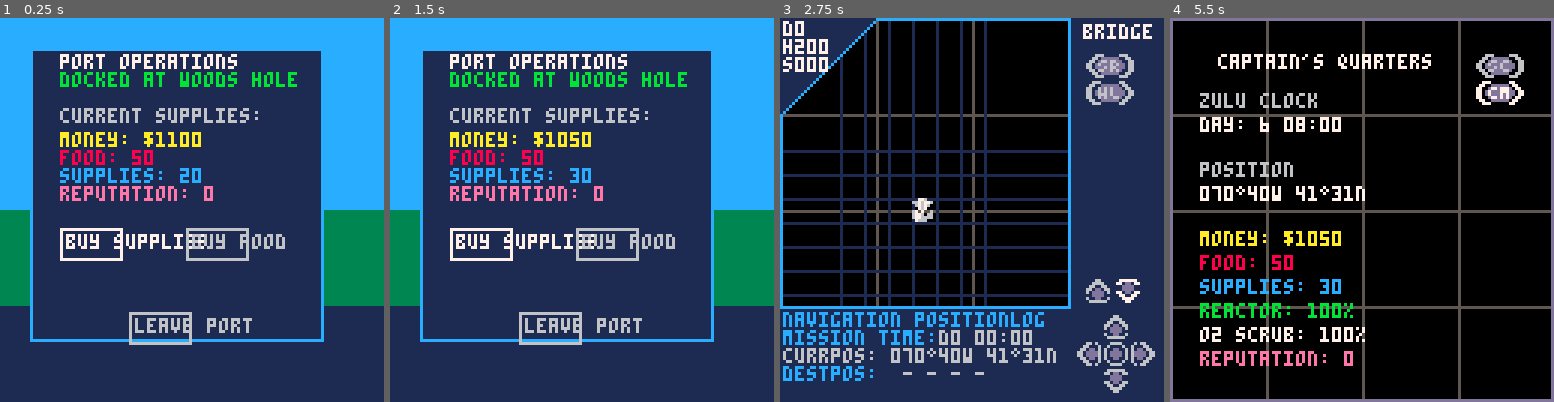
Above: before the commit, frames 1-4 (left to right).
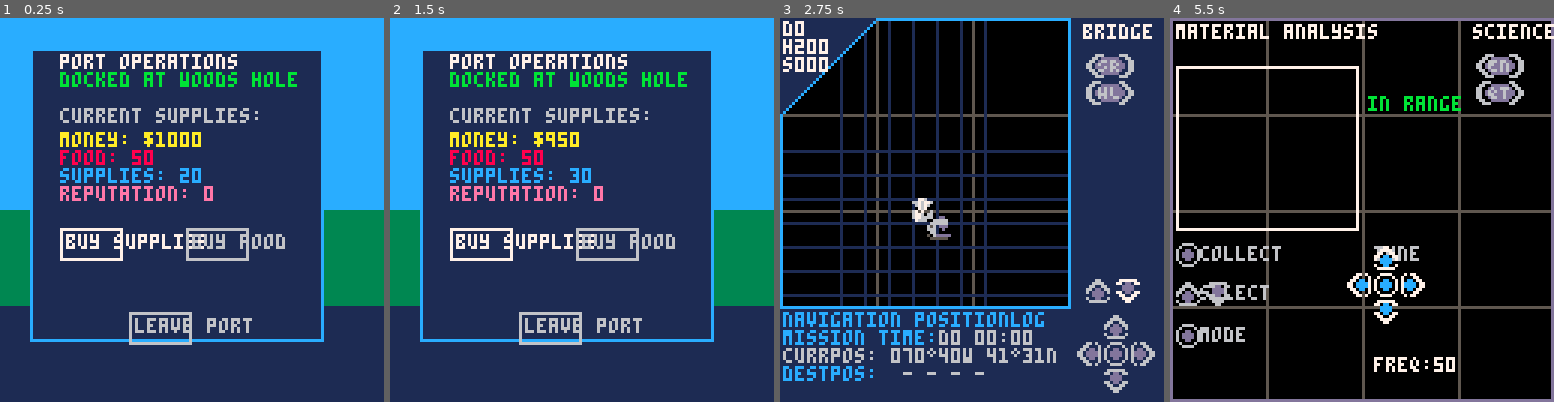
Above: after the commit, the same moments.

Repository: NickWest27/AquaNovaPico
Game: PICO-8 cartridge aquanova.p8
Two runs of this game, one before a commit and one after it. Both use one fixed random seed, a clock stepped at 60 frames per second and the inputs below.
Inputs:
- Up to frame 1 (0.25 s): no input
- Up to frame 2 (1.5 s): tap O (Z key) at 0.33, 0.7, 1.43 s; tap X (X key) at 1.07 s
- Up to frame 3 (2.75 s): hold Left 1.97-2.37 s; tap X (X key) at 2.07, 2.4, 2.73 s; tap O (Z key) at 2.22 s; hold Down from 2.42 s (still down)
- Up to frame 4 (5.5 s): release Down at 2.82 s; hold Right 2.87-3.53 s; tap X (X key) every 0.33 s from 3.07 to 5.4 s; tap O (Z key) at 3.1, 3.98, 4.87 s; hold Up 3.58-4.08 s; hold Right 4.13-4.53 s; hold Down 4.58-5.08 s; hold Left from 5.13 s (still down)

The runs differ from the first frame. In frame 1, less than 0.1% of the frame differs, in the area x 43-47%, y 29-33%; in frame 2, 0.2%; in frame 3, 0.2%; in frame 4, 13%, in the area x 1-100%, y 1-93%.

Commit message:
Fix autopilot heading synchronization and waypoint arrival feedback
- Fix autopilot heading bug: sync sub.desired_heading with waypoint bearing
  when autopilot is enabled to prevent unexpected heading changes when
  autopilot is disabled
- Sync desired_heading to current heading when manually disabling autopilot
  to maintain smooth course transitions
- Add waypoint arrival notifications: display "destination reached" or
  "waypoint N reached" messages for 3 seconds
- Clear waypoint list and visual indicators when final destination is reached
- Improve waypoint arrival feedback by removing markers, route lines, and
  info panel when route is complete

Started fleshing out the science station and sample collection and analysis.

Diff:
--- a/aquanova.p8
+++ b/aquanova.p8
@@ -151,14 +151,24 @@
 
 -- sample sites (decimal degrees)
 sample_sites = {
-  {lon=-69.9, lat=40.7, collected=false},     -- ~8°20'E, 5°N
-  {lon=-6.67, lat=3.33, collected=false},   -- ~6°40'W, 3°20'N
-  {lon=5.0, lat=-8.33, collected=false}     -- 5°E, ~8°20'S
+  {name="???",
+    type="???", -- Biological/Mineral/Energy/Artifact
+    properties = {},  -- Thermal/Chemical/Radiation/Magnetic (revealed by analysis)
+    lon=-69.9,
+    lat=40.7,
+    rarity = 2,  -- 1-4 (affects research value)
+    collected=false,
+    anyalysed=false
+  },
+  {lon=-6.67, lat=3.33, collected=false},
+  {lon=5.0, lat=-8.33, collected=false}
 }
 
 -- sample collection
 samples_collected = 0
 collection_range = 5  -- units within which to collect
+sel_smp=0 col_smp={} -- selected sample, collected samples list
+ana_st="idle" ana_md="manual" tune=50 apr=0 atm=0 -- analysis state/mode, tuning, progress, timer
 
 -- waypoint system
 -- waypoint 0 = ownship present position (implicit)
@@ -167,6 +177,10 @@
 active_waypoint_index = 0  -- 0 = no active route, 1+ = navigating to waypoint N
 waypoint_display_info = {}  -- pre-calculated bearing/distance for display
 autopilot = false  -- autopilot heading control (can be toggled on/off)
+
+-- notification system
+notification_msg = ""
+notification_timer = 0
 
 -- cursor for bridge map (screen coordinates)
 cursor = {
@@ -224,6 +238,20 @@
   update_docking()
   update_sample_collection()
   update_waypoint_info()
+  update_notifications()
+  if station=="science" and ana_st=="auto" then atm+=1 if atm>=150 then fin_ana() else apr=(atm/150)*100 end end
+end
+
+function update_notifications()
+  -- decrease notification timer
+  if notification_timer > 0 then
+    notification_timer -= 1
+  end
+end
+
+function show_notification(msg)
+  notification_msg = msg
+  notification_timer = 90  -- show for 3 seconds (90 frames at 30fps)
 end
 
 function handle_input()
@@ -387,6 +415,8 @@
       if active_waypoint_index == 0 then
         active_waypoint_index = 1
         autopilot = true
+        -- sync desired_heading with waypoint bearing to prevent jump when autopilot disables
+        sub.desired_heading = calculate_bearing(sub.lon, sub.lat, world_lon, world_lat)
       end
     end
   })
@@ -432,7 +462,15 @@
       if #waypoints == 0 or active_waypoint_index == 0 then
         -- no waypoints or route completed, can't enable autopilot
         autopilot = false
+      else
+        -- sync desired_heading with current waypoint bearing
+        local target_wpt = waypoints[active_waypoint_index]
+        sub.desired_heading = calculate_bearing(sub.lon, sub.lat, target_wpt.lon, target_wpt.lat)
       end
+    else
+      -- sync desired_heading to current heading when disabling autopilot
+      -- this prevents sudden turns when switching to manual control
+      sub.desired_heading = sub.heading
     end
   end)
 
@@ -460,13 +498,16 @@
   })
 
   -- speed up/down buttons (aligned with speed label)
+  -- NOTE: Speed changes should NOT disable autopilot
   button("up", 96, 58, function()
     sub.speed += 10
     if sub.speed > 160 then sub.speed = 160 end
+    -- autopilot remains active when changing speed
   end)
   button("down", 96, 68, function()
     sub.speed -= 10
     if sub.speed < 0 then sub.speed = 0 end
+    -- autopilot remains active when changing speed
   end)
 end
 
@@ -478,6 +519,11 @@
 function setup_science_buttons()
   button("left_big", 102, 12, cycle_station_backward, "EN")
   button("right_big", 102, 21, cycle_station_forward, "QT")
+  button("action", 2, 75, do_col)
+  button("up", 2, 88, do_prv)
+  button("down", 12, 88, do_nxt)
+  button("action", 2, 102, do_tog)
+  dpad(68, 85, {label="tune",left=function() do_tun(-2) end,right=function() do_tun(2) end,up=function() do_tun(10) end,down=function() do_tun(-10) end,action=do_ana})
 end
 
 function setup_quarters_buttons()
@@ -582,10 +628,16 @@
       -- advance to next waypoint
       active_waypoint_index += 1
       if active_waypoint_index > #waypoints then
-        -- reached final waypoint, stop
+        -- reached final waypoint, stop and clear waypoints
+        show_notification("destination reached")
         active_waypoint_index = 0
         autopilot = false
         sub.speed = 0
+        waypoints = {}  -- clear waypoint list
+        waypoint_display_info = {}  -- clear display info
+      else
+        -- reached intermediate waypoint
+        show_notification("waypoint " .. (active_waypoint_index - 1) .. " reached")
       end
     else
       -- calculate desired heading to waypoint
@@ -676,18 +728,7 @@
 
 
 function update_sample_collection()
-  -- check if near any uncollected sample sites
-  for site in all(sample_sites) do
-    if not site.collected then
-      local dist = calculate_distance(sub.lon, sub.lat, site.lon, site.lat)
-
-      if dist < collection_range then
-        site.collected = true
-        samples_collected += 1
-        resources.money += 100  -- reward for sample
-      end
-    end
-  end
+  -- manual collection only, no auto-collect
 end
 
 function update_waypoint_info()
@@ -912,6 +953,17 @@
 
   return bearing
 end
+
+-- science functions
+function gen_spec(s) s.sp={} s.tf=20+rnd(60) for i=1,40 do s.sp[i]=20+rnd(20)+(i==flr(s.tf/2.5)+1 and 60 or 0) end end
+function do_col() for i,s in pairs(sample_sites) do if not s.collected and calculate_distance(sub.lon,sub.lat,s.lon,s.lat)<collection_range then s.collected=true samples_collected+=1 add(col_smp,i) gen_spec(s) sel_smp=i resources.money+=50 return end end end
+function do_prv() if #col_smp==0 then return end for i,v in pairs(col_smp) do if v==sel_smp then sel_smp=col_smp[i==1 and #col_smp or i-1] ana_st="idle" atm=0 apr=0 tune=50 return end end end
+function do_nxt() if #col_smp==0 then return end for i,v in pairs(col_smp) do if v==sel_smp then sel_smp=col_smp[i==#col_smp and 1 or i+1] ana_st="idle" atm=0 apr=0 tune=50 return end end end
+function do_tog() if ana_md=="manual" then ana_md="auto" ana_st="auto" atm=0 else ana_md="manual" ana_st="idle" atm=0 apr=0 end end
+function do_tun(d) if ana_st=="auto" then return end tune=mid(0,tune+d,100) if ana_st=="idle" then ana_st="tune" end end
+function do_ana() if sel_smp==0 or ana_st=="auto" then return end local s=sample_sites[sel_smp] if s.anyalysed then return end if abs(tune-s.tf)<=5 then fin_ana() end end
+function fin_ana() if sel_smp==0 then return end local s=sample_sites[sel_smp] s.anyalysed=true ana_st="done" s.type=({"bio","min","nrg","art"})[flr(rnd(4))+1] s.name=s.type.." #"..sel_smp resources.money+=200 resources.reputation+=1 end
+function chk_col() for i,s in pairs(sample_sites) do if not s.collected and calculate_distance(sub.lon,sub.lat,s.lon,s.lat)<collection_range then return true end end return false end
 
 function draw_waypoint_info()
   -- display first 3 waypoints with bearing and distance on right side
@@ -1208,6 +1260,15 @@
 
   -- draw d-pad control on right side (outside map)
   draw_ui_buttons()
+
+  -- draw notification if active
+  if notification_timer > 0 then
+    local msg_width = #notification_msg * 4
+    local msg_x = 48 - msg_width / 2
+    rectfill(msg_x - 2, 62, msg_x + msg_width + 2, 70, 1)
+    rect(msg_x - 2, 62, msg_x + msg_width + 2, 70, 11)
+    print(notification_msg, msg_x, 64, 10)
+  end
 end
 
 function draw_helm()
@@ -1245,6 +1306,11 @@
 
   -- draw buttons
   draw_ui_buttons()
+
+  -- draw notification if active
+  if notification_timer > 0 then
+    print(notification_msg, 2, 120, 10)
+  end
 end
 
 function draw_ui_buttons()
@@ -1256,27 +1322,16 @@
 end
 
 function draw_science()
-  print("science", 42, 12, 7)
-
-  local y = 30
-  print("samples collected", 18, y, 7)
-  y += 8
-  print(samples_collected .. " / " .. #sample_sites, 40, y, 11)
-  y += 15
-
-  -- list sample sites
-  for i, site in pairs(sample_sites) do
-    local status = "uncollected"
-    local col = 8
-    if site.collected then
-      status = "collected"
-      col = 11
-    end
-    print("site " .. i .. ": " .. status, 10, y, col)
-    y += 8
-  end
-
-  -- draw buttons
+  print("science",101,2,7)
+  print("material analysis",2,2,7)
+  local y,s,sp=14,sel_smp>0 and sample_sites[sel_smp] or nil,nil
+  if s then sp=s.sp print("smpld #"..sel_smp,50,2,11) print("mode:"..ana_md,2,8,6) if s.anyalysed then print("type:"..s.type,50,8,10) end end
+  y=16 rect(2,y,62,y+54,7)
+  if sp then for i=1,#sp do local h=sp[i]/2 rectfill(3+i*1.5,y+54-h,4+i*1.5,y+54,11) end local tx=3+tune*0.6 line(tx,y+1,tx,y+53,10) if s.anyalysed or ana_st=="auto" then local tf=3+s.tf*0.6 line(tf,y+1,tf,y+53,8) end end
+  y=18 if s then print("sample "..#col_smp,66,y,6) y+=8 if s.anyalysed then print("analyzed",66,y,10) else print("ready",66,y,7) end end
+  y+=8 print(chk_col() and "in range" or "out range",66,y,chk_col() and 11 or 8)
+  if ana_st=="auto" then print("auto:"..flr(apr).."%",66,y+8,11) end
+  print("collect",10,76,6) print("select",10,89,6) print("mode",10,103,6) print("tune",68,76,6) print("freq:"..flr(tune),68,113,7)
   draw_ui_buttons()
 end
 
Not shown, added: 0A784816-9446-4DE2-8C7C-353A208F0B3E_1_105_c.jpeg
